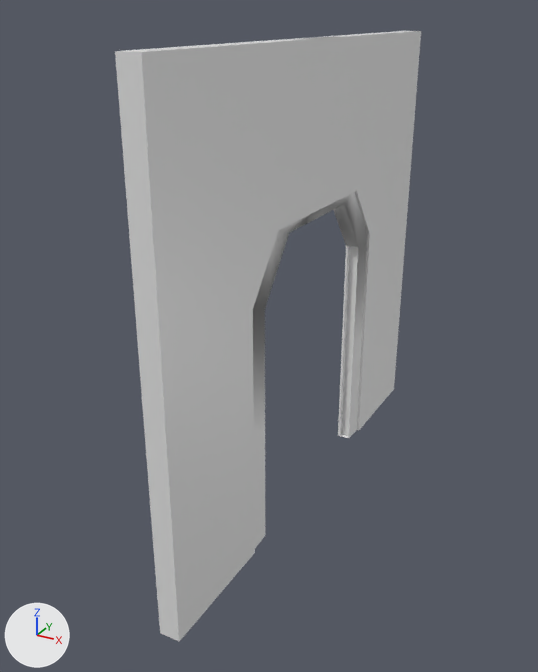
Before and after pictures for a commit that changed the FBX model Assets/Assets/Meshes/WallForDoor_Mesh.fbx.
Before and after are seen from a 50 mm lens placed at (2.61, -5.48, 4.3), pointed at (-0.28, -0.23, 1.67). The lights are fixed; the arrows at lower left show +X, +Y and +Z. Vertices at the same position are counted once.
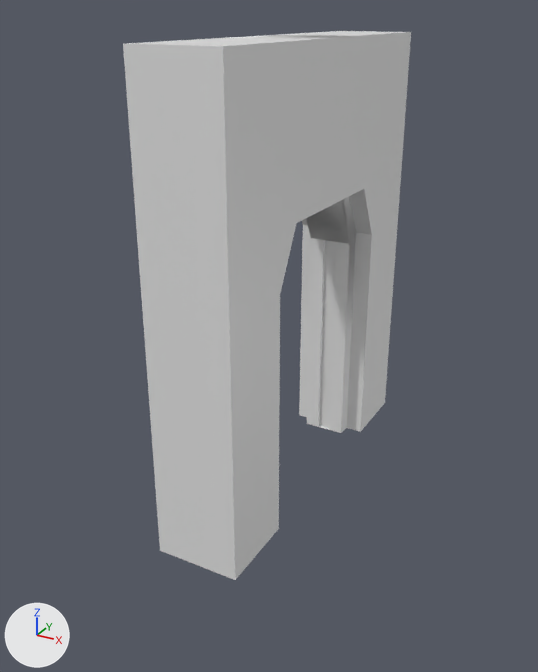
Edits to the bpy script that builds the scene:
```text
Change me_cube_006:
    where me_cube_006.from_pydata(...)  # 122 vertices, 127 faces; spans x -0.63..0.63, y -1.49..1.49, z -1.35..2.64
    used by ob_cube; location = (0.0, 0.0, 1.46); scale = (0.135, 1.49, 1.0)
    me_cube_006 part 1: all 28 vertices in x 0.32..0.63, y -1.49..-0.35, z -1.35..2.64 are moved by (-0.52, 0.0, 0.0)
    me_cube_006 part 2: all 33 vertices in x 0.32..0.63, y 0.0..1.49, z -1.35..2.64 are moved by (-0.52, 0.36, 0.0)
    me_cube_006 part 3: all 33 vertices in x -0.63..-0.32, y 0.0..1.49, z -1.35..2.64 are moved by (0.0, 0.36, 0.0)
Change ob_cube:
    ob_cube.scale: (0.135, 1.49, 1.0) -> (1.0, 1.0, 1.0)
```

Boxes (x1, y1, x2, y2) around the edits, measured in the pictures (538 x 672 px; the box of a moved part takes in the faces that stretch with it):
'Cube', reshaped, rescaled (10% shorter)
    before: (115, 31, 421, 641)
    after: (123, 31, 411, 580)
part 1 of me_cube_006, moved or reshaped
    before: (115, 38, 326, 641)
    after: (123, 35, 349, 580)
part 2 of me_cube_006, moved or reshaped
    before: (319, 31, 421, 438)
    after: (329, 32, 411, 433)
part 3 of me_cube_006, moved or reshaped
    before: (310, 31, 415, 438)
    after: (278, 31, 405, 430)
